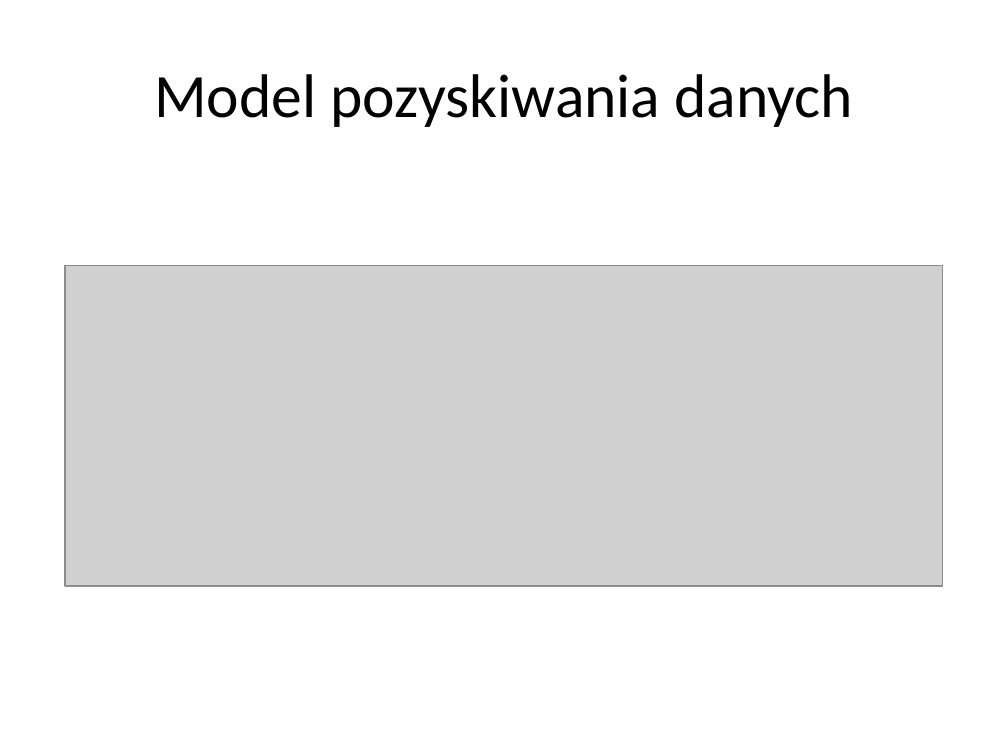
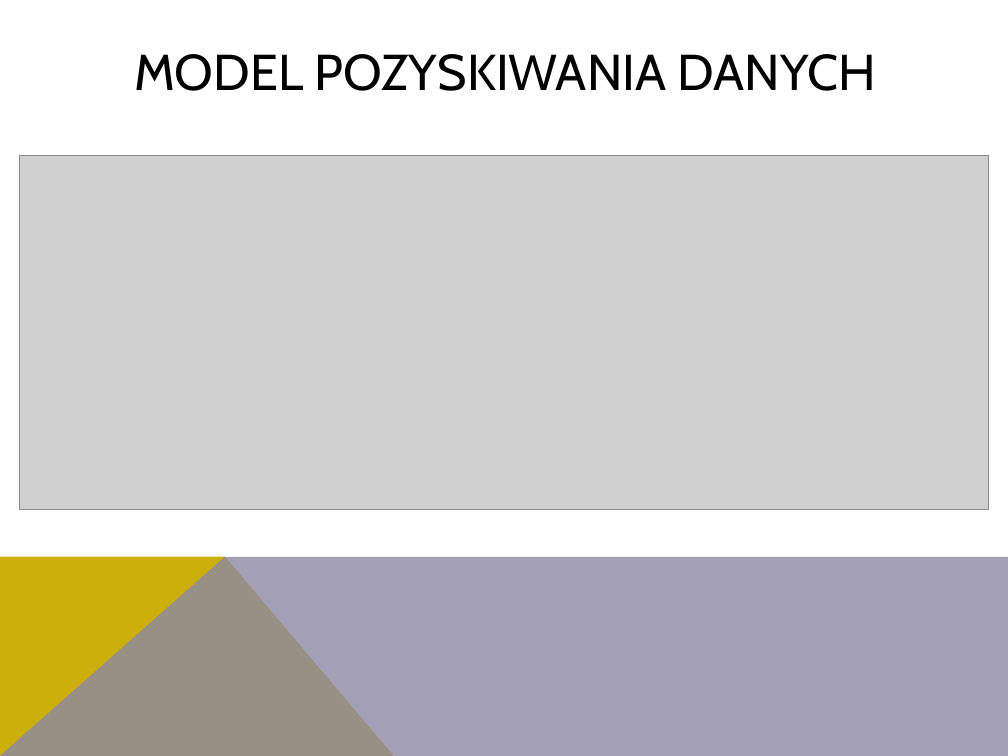
Before and after one commit to anyanyany/DataScience, a slide deck: slide 4 of PozyskiwanieDanych/prezentacja szablon.pptx. Drawn at 1008x756 pixels with LibreOffice and Linux fonts; fonts in the diff are those of the drawing; grey boxes stand for pictures. Boxes give left, top, right and bottom in pixels: in the first picture for what was removed or moved away, otherwise in the second. Text is boxed around its words. In the diff, an @@ line names an element or a change of style, - is before the commit and + after.

```diff
--- a/PozyskiwanieDanych/prezentacja szablon.pptx
+++ b/PozyskiwanieDanych/prezentacja szablon.pptx
@@ title at bbox=[134, 54, 876, 91]: text changed; size 44 to 36 pt; font Calibri to Cabin @@
-Model pozyskiwania danych
+MODEL POZYSKIWANIA DANYCH
@@ picture: place and size @@
-picture at bbox=[66, 266, 943, 587]
+picture at bbox=[20, 156, 989, 510]
@@ freeform shape added at bbox=[0, 556, 394, 756], fill #CCAF0A @@
@@ freeform shape added at bbox=[0, 556, 1008, 756], fill #8D89A4 at 80% opacity @@
```
Also in this commit, not shown: 5 other slides changed, 1 slide added, 1 slide removed.
